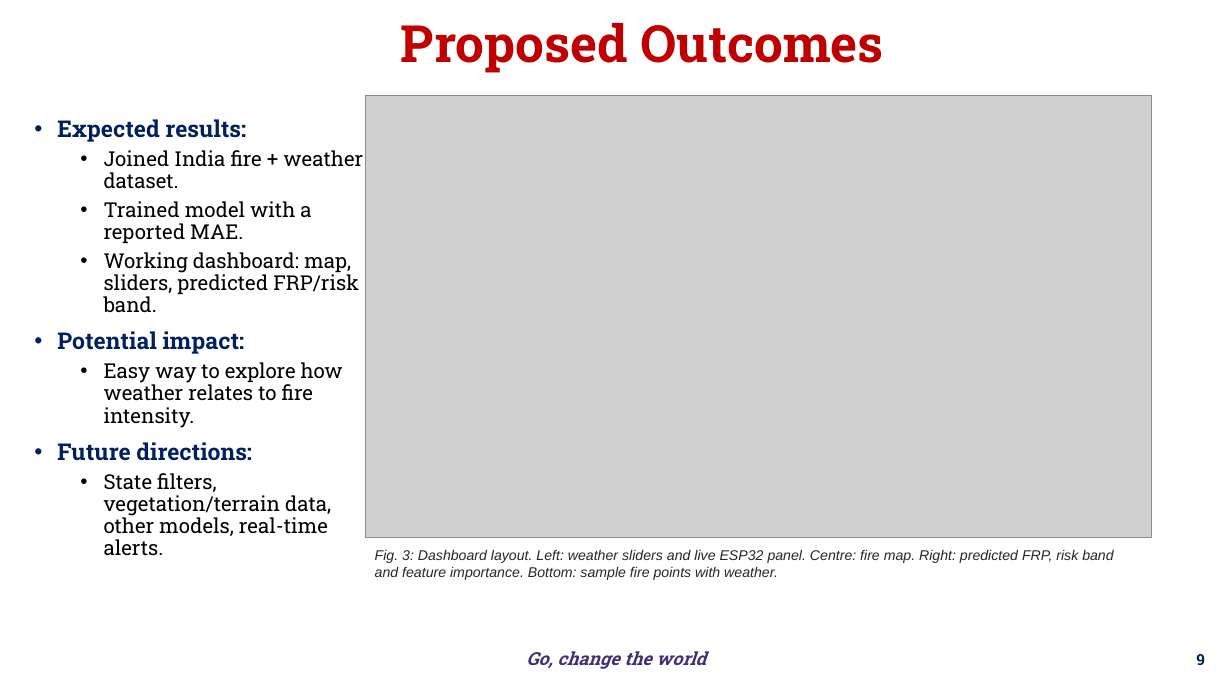
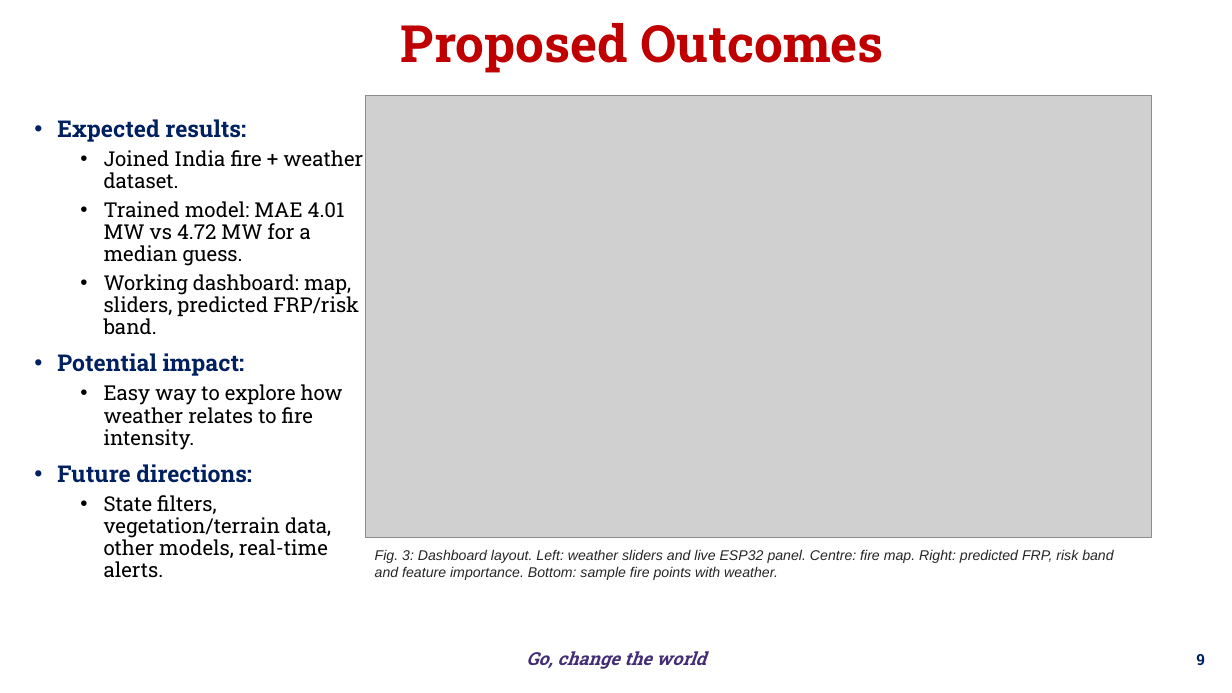
Before and after one commit to bnsama29-cloud/wildfire-estimation-evs, a slide deck: slide 9 of docs/EL_Phase1_Wildfire.pptx. Drawn at 1232x693 pixels with LibreOffice and Linux fonts; fonts in the diff are those of the drawing; grey boxes stand for pictures; background and template pictures are left out. Boxes give left, top, right and bottom in pixels: in the first picture for what was removed or moved away, otherwise in the second. Text is boxed around its words. In the diff, an @@ line names an element or a change of style, - is before the commit and + after.

```diff
--- a/docs/EL_Phase1_Wildfire.pptx
+++ b/docs/EL_Phase1_Wildfire.pptx
@@ text at [104,201,345,266]: text changed @@
-  • Trained model with a reported MAE.
+  • Trained model: MAE 4.01 MW vs 4.72 MW for a median guess.
```
Also in this commit, not shown: 4 other slides changed, 2 slides added, 3 other files.
